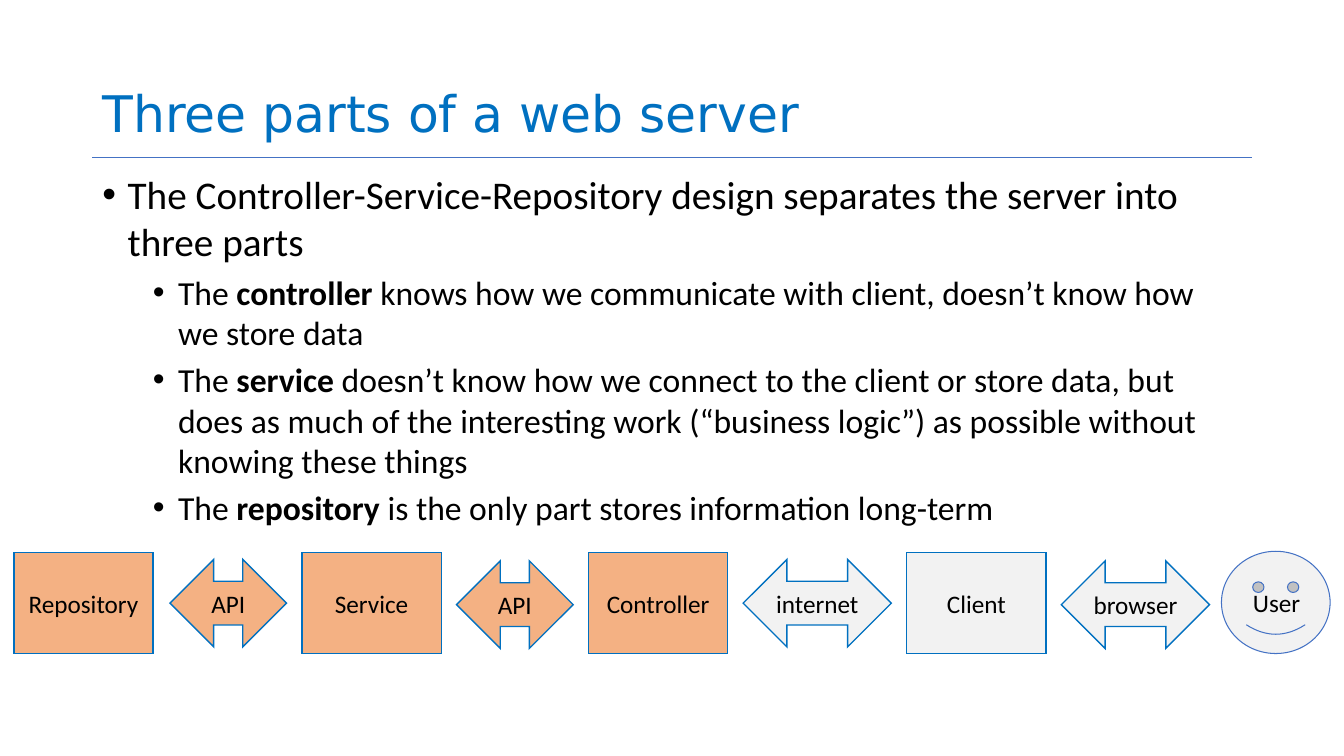
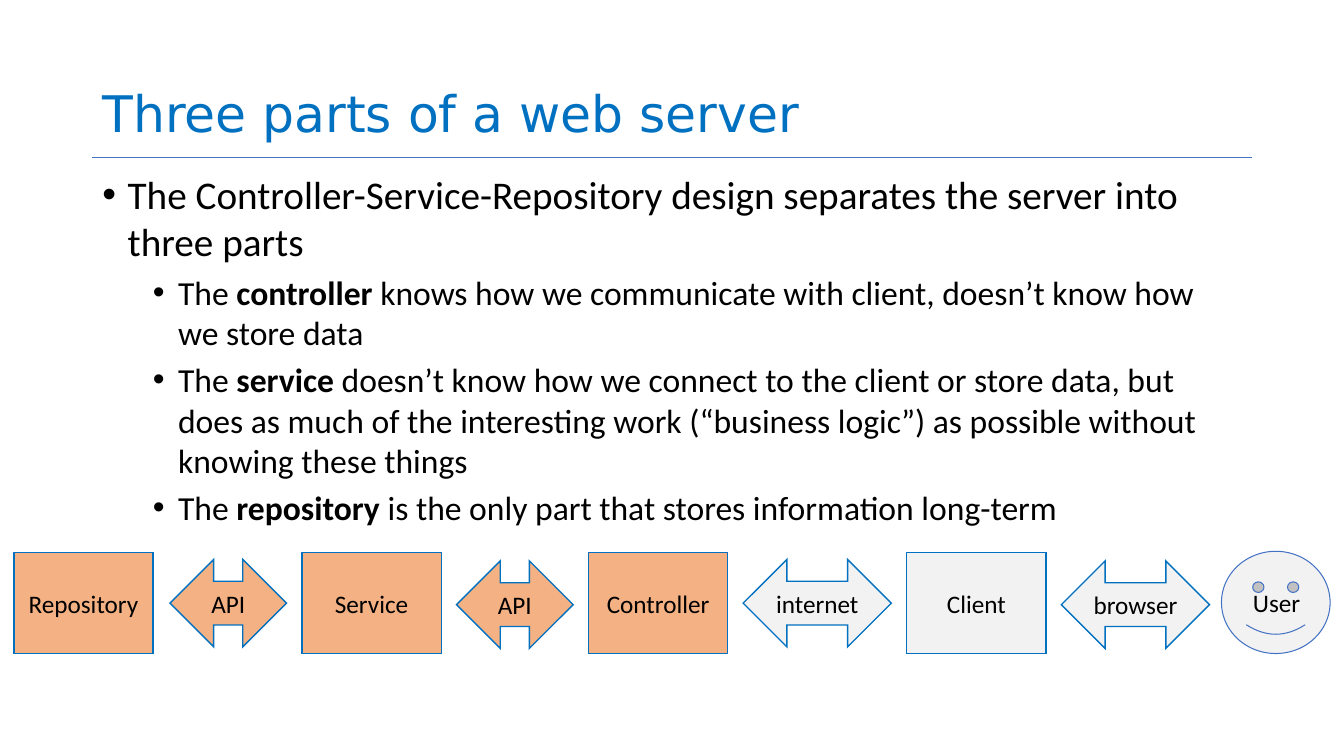
Before and after one commit to neu-se/CS4530-Spring-2026, a slide deck: slide 15 of Slides/Module 04 Web Applications.pptx. Drawn at 1344x756 pixels with LibreOffice and Linux fonts; fonts in the diff are those of the drawing. Boxes give left, top, right and bottom in pixels: in the first picture for what was removed or moved away, otherwise in the second. Text is boxed around its words. In the diff, an @@ line names an element or a change of style, - is before the commit and + after.

Commit message:
fixed typos in M04 slides

```diff
--- a/Slides/Module 04 Web Applications.pptx
+++ b/Slides/Module 04 Web Applications.pptx
@@ text at <box>178,496,1056,526</box>: text changed @@
-  • The repository is the only part stores information long-term
+  • The repository is the only part that stores information long-term
```
Also in this commit, not shown: 7 other slides changed, 1 other file.
